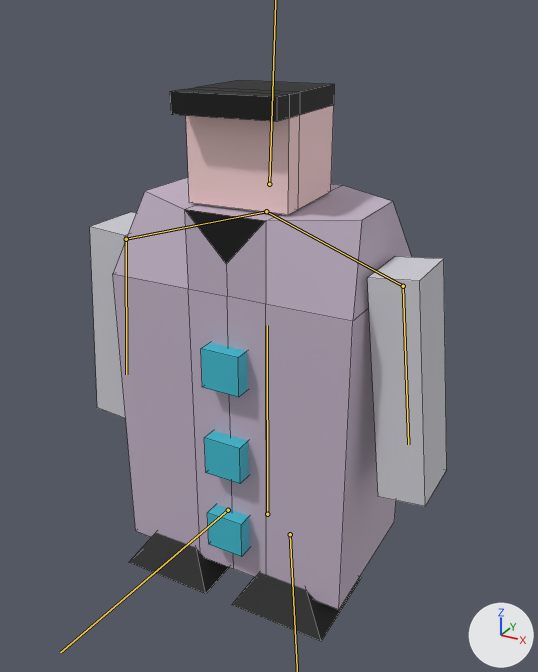
Renders of the FBX model MadMansion/Assets/RawModels/Kantenmann.fbx from each side of a commit.
Camera for both pictures: a 50 mm lens placed at (3.19, -5.45, 5.31), pointed at (0.09, 0.18, 2.5). Lighting does not change. The marker at lower right points along +X, +Y and +Z. The bones that bend it are drawn over the model as lines. Mesh edges are drawn as thin lines.

Objects in the first picture: 'Kantenmann'.
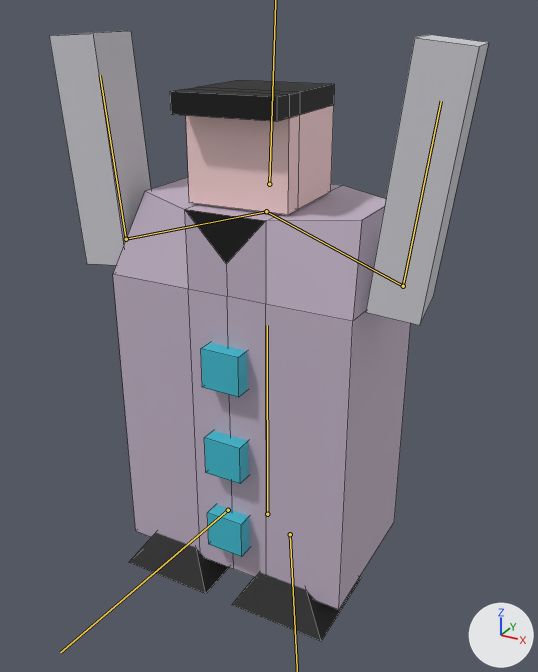
The newer file adds an action. The first version stands in its rest pose; the second is drawn at frame 39 of the action 'Armature|Scared'.

Changed parts and their boxes (x1, y1, x2, y2) in the pictures (538 x 672 px):
```json
{"object": "Kantenmann", "change": "posed", "before": [90, 80, 447, 641], "after": [49, 30, 489, 641], "on screen": "23% wider, 9% taller"}
{"bone": "right arm", "before": "(126, 239) to (126, 374)", "after": "(126, 239) to (100, 75)"}
{"bone": "left arm", "before": "(403, 286) to (408, 444)", "after": "(403, 286) to (441, 101)"}
```

Scene script edits in JSON lines:
```json
{"block": "bone_right_arm", "where": "bone_right_arm = bpy.data.objects['Armature'].pose.bones['right arm']  # child of 'right shoulder'"}
{"op": "set", "path": "bone_right_arm.rotation_quaternion", "old": "(1.0, 0.0, 0.0, 0.0)", "new": "(0.001, 0.077, 0.087, -0.993)", "note": "degrees (0, 0, 0) -> degrees (-10, 9, 179)"}
{"block": "bone_left_arm", "where": "bone_left_arm = bpy.data.objects['Armature'].pose.bones['left arm']  # child of 'left shoulder'"}
{"op": "set", "path": "bone_left_arm.rotation_quaternion", "old": "(1.0, 0.0, 0.0, 0.0)", "new": "(0.001, 0.078, -0.113, -0.991)", "note": "degrees (0, 0, 0) -> degrees (13, 9, -179)"}
```
